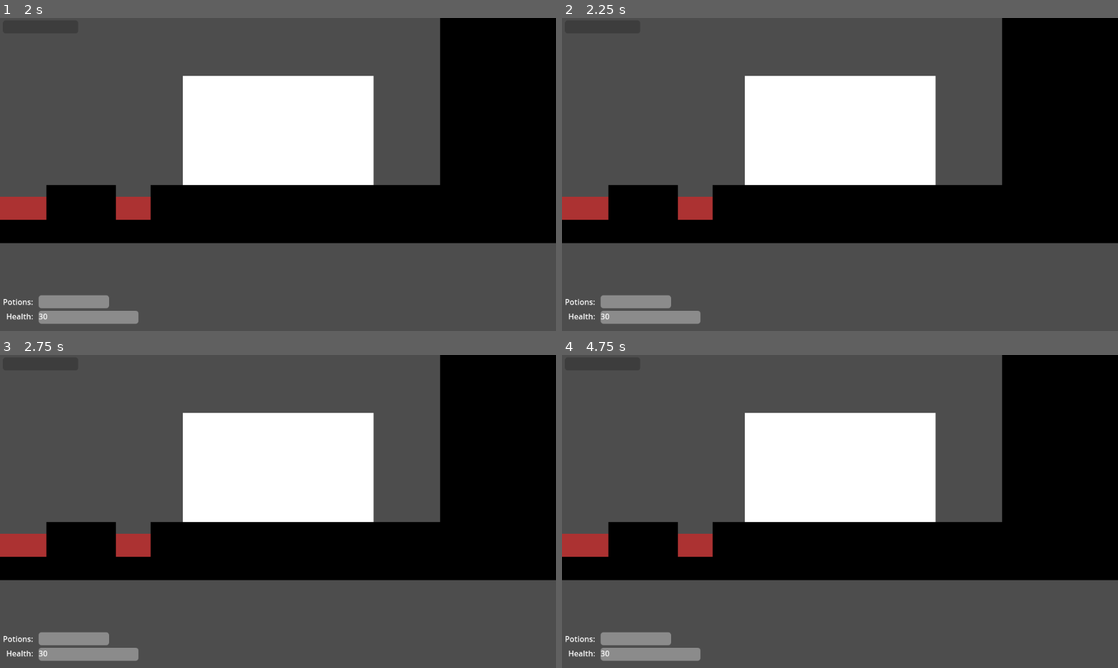
Above: before the commit, frames 1-4 (two rows, left to right).
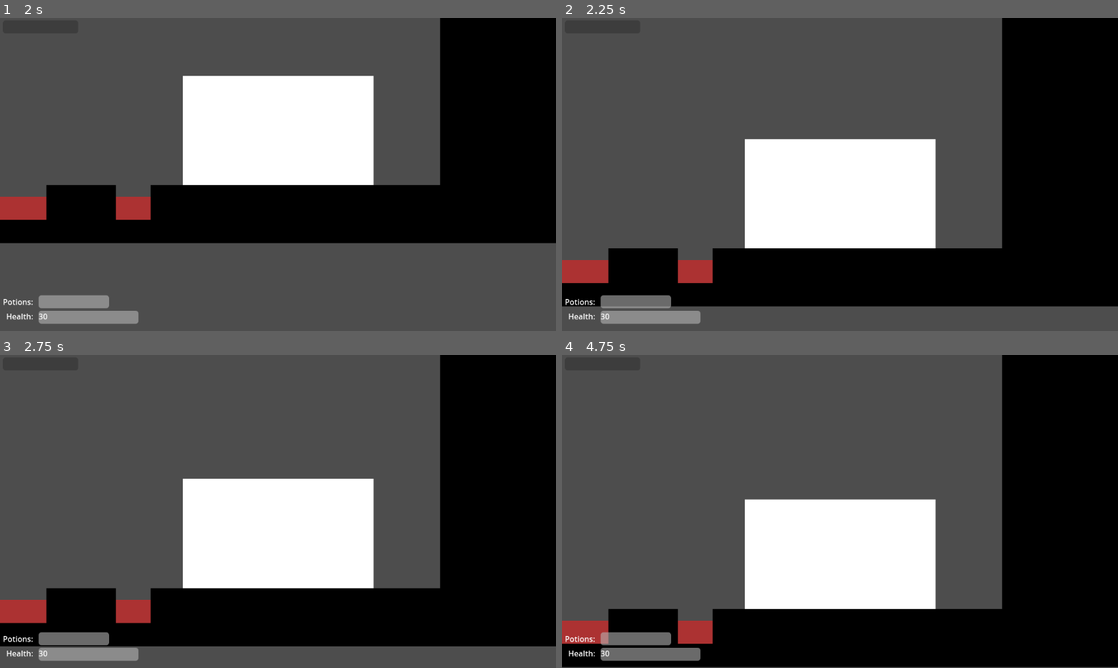
Above: after the commit, the same moments.

Repository: geekazodium/balance-prototype
Game: Godot game, scene res://scenes/level_select.tscn
Two runs of this game, one before a commit and one after it. Both use one fixed random seed, a clock stepped at 60 frames per second and the inputs below. The engine's default icon, where the game draws it, is replaced by a stand-in: a white triangle on a blue panel in a dark square.
Inputs (mouse positions are in pixels of both pictures, inside the frame that each line leads up to):
- Up to frame 1 (2 s): click "Level 1" at 0.5 s; tap Enter at 1.25 s; move the mouse to (400, 158) at 1.27 s
- Up to frame 2 (2.25 s): tap Space at 2 s; move the mouse to (728, 190) at 2.02 s
- Up to frame 3 (2.75 s): no input
- Up to frame 4 (4.75 s): move the mouse to (895, 442) at 2.77 s; tap Enter at 3.5 s; move the mouse to (812, 574) at 3.52 s; tap Space at 4.25 s; move the mouse to (1006, 558) at 4.27 s

Frame 1 is identical in both runs. In frame 2, 40% of the frame differs, in the area x 0-100%, y 18-93%; in frame 3, 41%; in frame 4, 47%, in the area x 0-100%, y 18-100%.
Error before the commit: Attempt to call function 'set_input_direction' in base 'null instance' on a null instance. (res://scripts/player/player_input_direction.gd:34)

Commit message:
feature: created enemy that follows player fix: player movement nodes had invalid refs

Diff:
--- /dev/null
+++ b/scenes/enemy/enemy_1.tscn
@@ -0,0 +1,42 @@
+[gd_scene load_steps=6 format=3 uid="uid://de1c7pbg6ffas"]
+
+[ext_resource type="Script" uid="uid://b7bbejkvqfik3" path="res://scripts/characterbody/platformer_character_body.gd" id="1_d8iib"]
+[ext_resource type="Script" uid="uid://h74cy4a3osw4" path="res://scripts/enemy/enemy_controller.gd" id="2_trh57"]
+
+[sub_resource type="CapsuleShape2D" id="CapsuleShape2D_trh57"]
+
+[sub_resource type="CapsuleMesh" id="CapsuleMesh_trh57"]
+radius = 10.0
+height = 30.0
+
+[sub_resource type="CircleShape2D" id="CircleShape2D_d8iib"]
+radius = 291.208
+
+[node name="Enemy1" type="CharacterBody2D" node_paths=PackedStringArray("lock_acceleration_timer")]
+collision_layer = 16
+script = ExtResource("1_d8iib")
+lock_acceleration_timer = NodePath("LockAccelerationTimer")
+metadata/_custom_type_script = "uid://b7bbejkvqfik3"
+
+[node name="CollisionShape2D" type="CollisionShape2D" parent="."]
+shape = SubResource("CapsuleShape2D_trh57")
+
+[node name="MeshInstance2D" type="MeshInstance2D" parent="."]
+modulate = Color(1, 0.439216, 0.431373, 1)
+mesh = SubResource("CapsuleMesh_trh57")
+
+[node name="LockAccelerationTimer" type="Timer" parent="."]
+one_shot = true
+
+[node name="DetectionArea2D" type="Area2D" parent="."]
+collision_layer = 0
+collision_mask = 2
+
+[node name="CollisionShape2D" type="CollisionShape2D" parent="DetectionArea2D"]
+shape = SubResource("CircleShape2D_d8iib")
+
+[node name="EnemyController" type="Node" parent="." node_paths=PackedStringArray("character_body", "detection_area")]
+script = ExtResource("2_trh57")
+character_body = NodePath("..")
+detection_area = NodePath("../DetectionArea2D")
+metadata/_custom_type_script = "uid://h74cy4a3osw4"
--- a/scenes/levels/tutorial.tscn
+++ b/scenes/levels/tutorial.tscn
@@ -1,8 +1,9 @@
-[gd_scene load_steps=4 format=4 uid="uid://chtyhbmkr1cos"]
+[gd_scene load_steps=5 format=4 uid="uid://chtyhbmkr1cos"]
 
 [ext_resource type="TileSet" uid="uid://cdm4vyunlsrcn" path="res://assets/floor_tileset.tres" id="1_ub0e1"]
 [ext_resource type="PackedScene" uid="uid://ogbg3yku7hxo" path="res://scenes/player/player_nodes.tscn" id="2_1r3rq"]
 [ext_resource type="PackedScene" uid="uid://dyjvwm06lgsht" path="res://scenes/checkpoint/checkpoint.tscn" id="3_1r3rq"]
+[ext_resource type="PackedScene" uid="uid://de1c7pbg6ffas" path="res://scenes/enemy/enemy_1.tscn" id="4_u4f7j"]
 
 [node name="GameScene" type="Node2D"]
 
@@ -18,3 +19,6 @@
 
 [node name="Checkpoint2" parent="." instance=ExtResource("3_1r3rq")]
 position = Vector2(0, -36)
+
+[node name="Enemy1" parent="." instance=ExtResource("4_u4f7j")]
+position = Vector2(-1606, -80)
--- a/scenes/player/player_platformer_character_body.tscn
+++ b/scenes/player/player_platformer_character_body.tscn
@@ -1,6 +1,6 @@
 [gd_scene load_steps=10 format=3 uid="uid://cvosldrvolics"]
 
-[ext_resource type="Script" uid="uid://b7bbejkvqfik3" path="res://scripts/player/platformer_character_body.gd" id="1_xh255"]
+[ext_resource type="Script" uid="uid://b7bbejkvqfik3" path="res://scripts/characterbody/platformer_character_body.gd" id="1_xh255"]
 [ext_resource type="Script" uid="uid://cqavbo808vyhs" path="res://scripts/player/player_input_direction.gd" id="2_rohvy"]
 [ext_resource type="Script" uid="uid://cagnbiog7bhsx" path="res://scripts/player/player_hurt_box.gd" id="3_vv6sb"]
 [ext_resource type="Script" uid="uid://bsmfg3s82glt1" path="res://scripts/player/boost_on_hit.gd" id="4_u450o"]
@@ -17,6 +17,7 @@
 
 [node name="CharacterBody2D" type="CharacterBody2D" node_paths=PackedStringArray("lock_acceleration_timer")]
 process_physics_priority = 1
+collision_layer = 2
 script = ExtResource("1_xh255")
 lock_acceleration_timer = NodePath("LockAccelerationTimer")
 metadata/_custom_type_script = "uid://b7bbejkvqfik3"
@@ -31,7 +32,7 @@
 move_right_action = "direction_right"
 move_up_action = "direction_up"
 move_down_action = "direction_down"
-character_body = NodePath("")
+character_body = NodePath("..")
 metadata/_custom_type_script = "uid://cqavbo808vyhs"
 
 [node name="MeshInstance2D" type="MeshInstance2D" parent="."]
@@ -51,7 +52,7 @@
 
 [node name="BoostOnHit" type="Node" parent="." node_paths=PackedStringArray("character_body")]
 script = ExtResource("4_u450o")
-character_body = NodePath("")
+character_body = NodePath("..")
 metadata/_custom_type_script = "uid://bsmfg3s82glt1"
 
 [node name="HealthTracker" type="Node" parent="."]
@@ -66,7 +67,7 @@
 
 [node name="PlayerJumpInput" type="Node" parent="." node_paths=PackedStringArray("character_body")]
 script = ExtResource("6_yl80p")
-character_body = NodePath("")
+character_body = NodePath("..")
 jump_input = "jump"
 metadata/_custom_type_script = "uid://0ma2nidco373"
 
--- /dev/null
+++ b/scripts/enemy/enemy_controller.gd
@@ -0,0 +1,22 @@
+extends Node
+class_name EnemyController
+
+@export var character_body: PlatformerCharacterBody;
+var target: Node2D = null;
+@export var detection_area: Area2D = null;
+
+func _ready() -> void:
+	pass
+
+func _physics_process(delta: float) -> void:
+	if self.target != null:
+		self.has_target_process(delta);
+	else:
+		self.character_body.set_input_direction(Vector2.ZERO);
+		if self.detection_area.has_overlapping_bodies():
+			self.target = self.detection_area.get_overlapping_bodies()[0];
+
+func has_target_process(delta: float) -> void:
+	var distance: Vector2 = self.character_body.to_local(target.global_position);
+
+	self.character_body.set_input_direction(Vector2(sign(distance.x),0));
Renamed: scripts/player/platformer_character_body.gd -> scripts/characterbody/platformer_character_body.gd
Renamed: scripts/player/platformer_character_body.gd.uid -> scripts/characterbody/platformer_character_body.gd.uid
Not shown, added: scripts/enemy/enemy_controller.gd.uid
